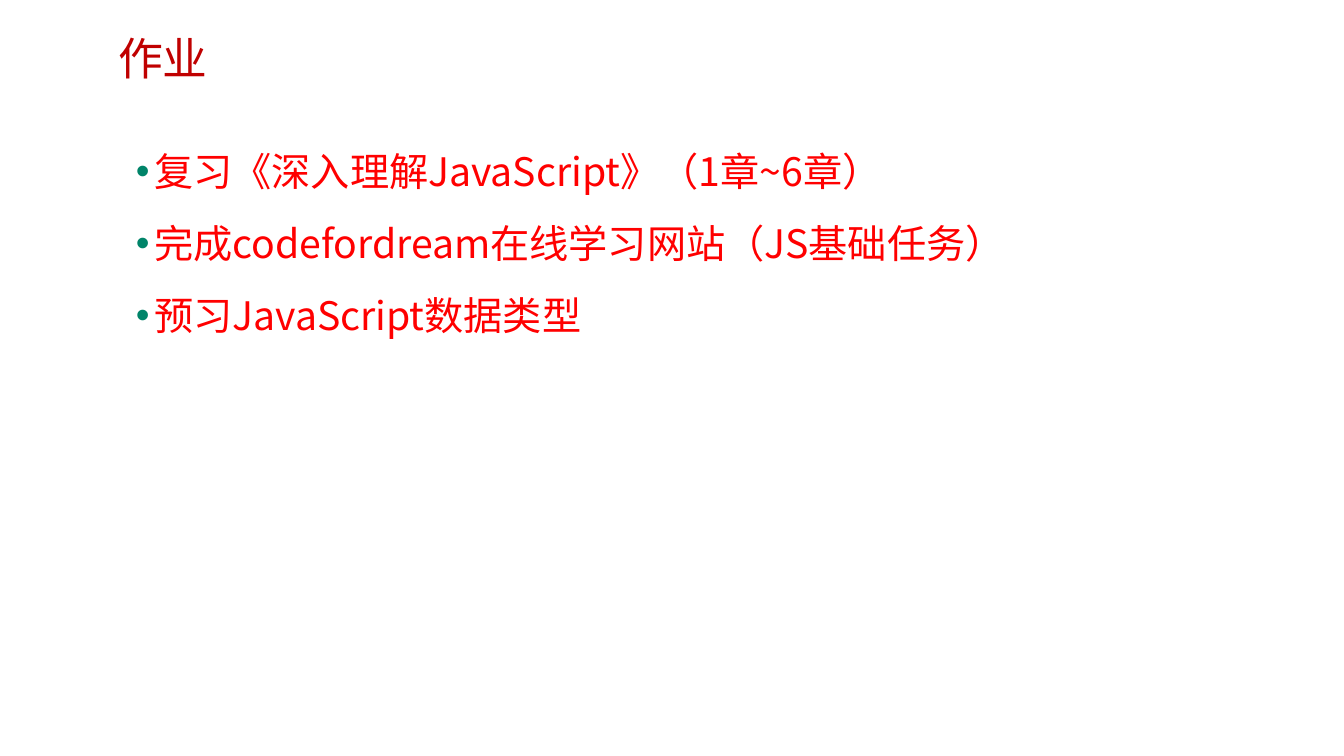
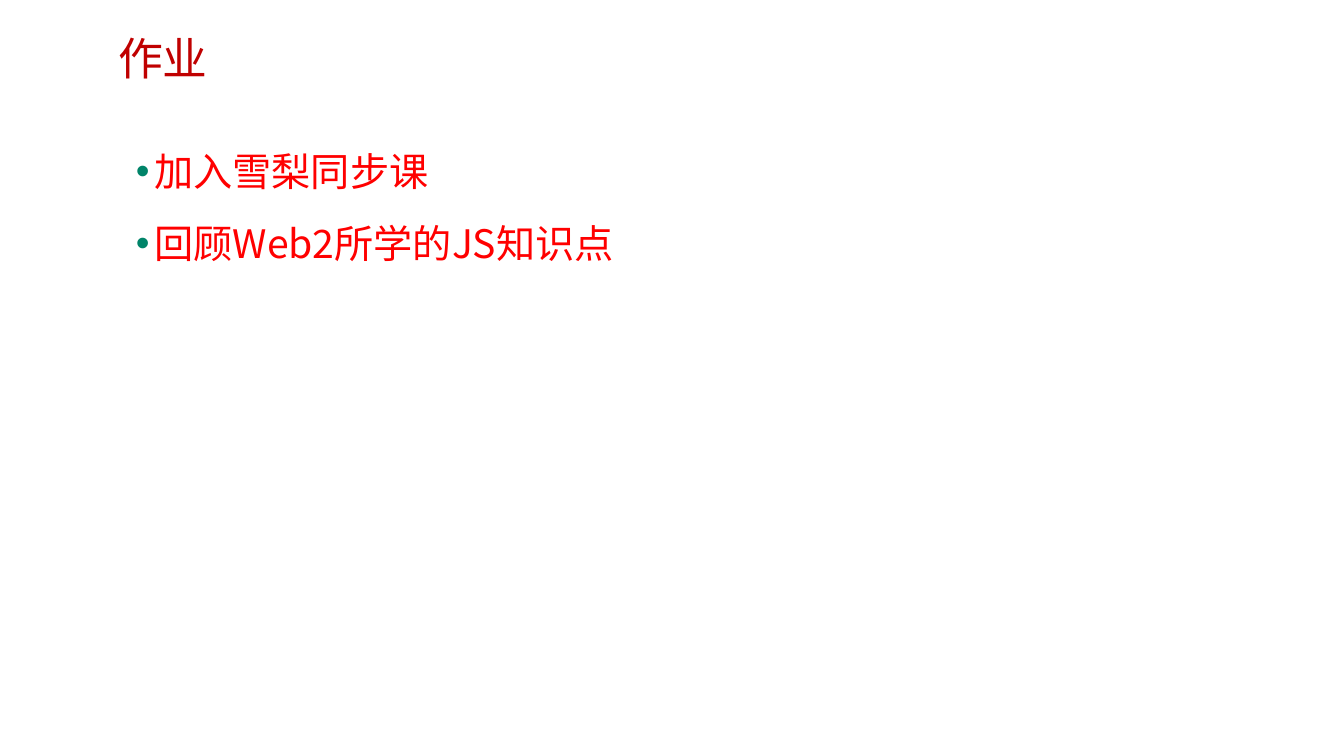
Before and after one commit to edu2act/course-javascript-advanced, a slide deck: slide 22 of 课程PPT/01.JavaScript发展历程及语言特点.pptx (slide 23 before the commit). Drawn at 1344x756 pixels with LibreOffice and Linux fonts; fonts in the diff are those of the drawing; background and template pictures are left out. Boxes give left, top, right and bottom in pixels: in the first picture for what was removed or moved away, otherwise in the second. Text is boxed around its words. In the diff, an @@ line names an element or a change of style, - is before the commit and + after.

```diff
--- a/课程PPT/01.JavaScript发展历程及语言特点.pptx
+++ b/课程PPT/01.JavaScript发展历程及语言特点.pptx
@@ text at box(154, 153, 613, 261): text changed @@
-• 复习《深入理解JavaScript》（1章~6章）
-• 完成codefordream在线学习网站（JS基础任务）
-• 预习JavaScript数据类型
+• 加入雪梨同步课
+• 回顾Web2所学的JS知识点
```
Also in this commit, not shown: 6 other slides changed, 1 slide removed, 3 other files.
